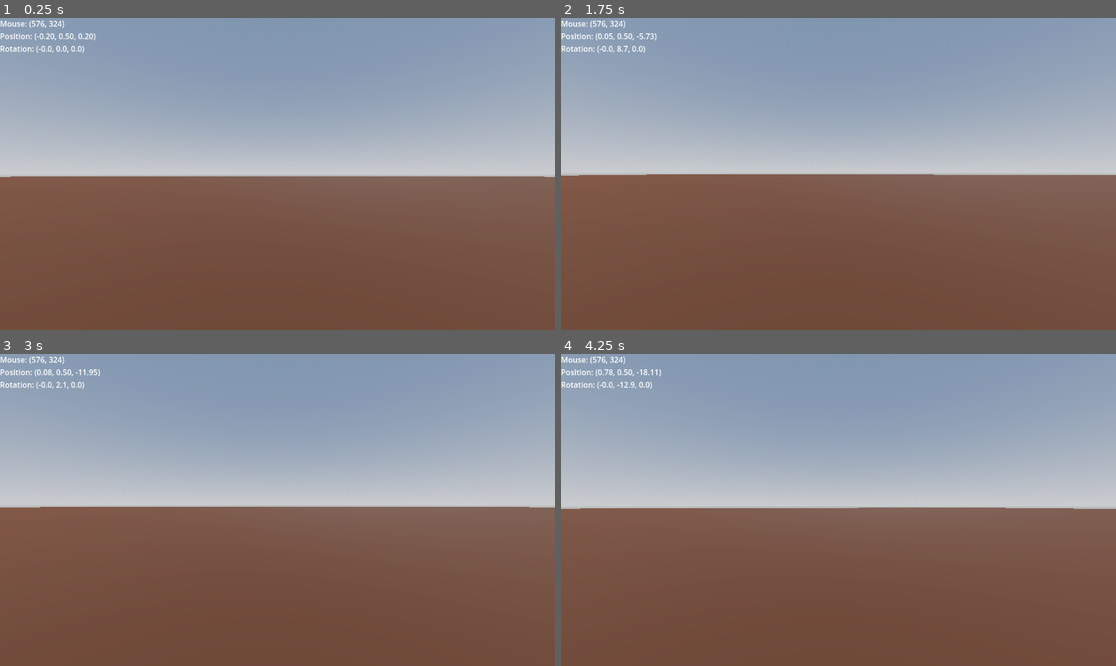
Above: before the commit, frames 1-4 (two rows, left to right).
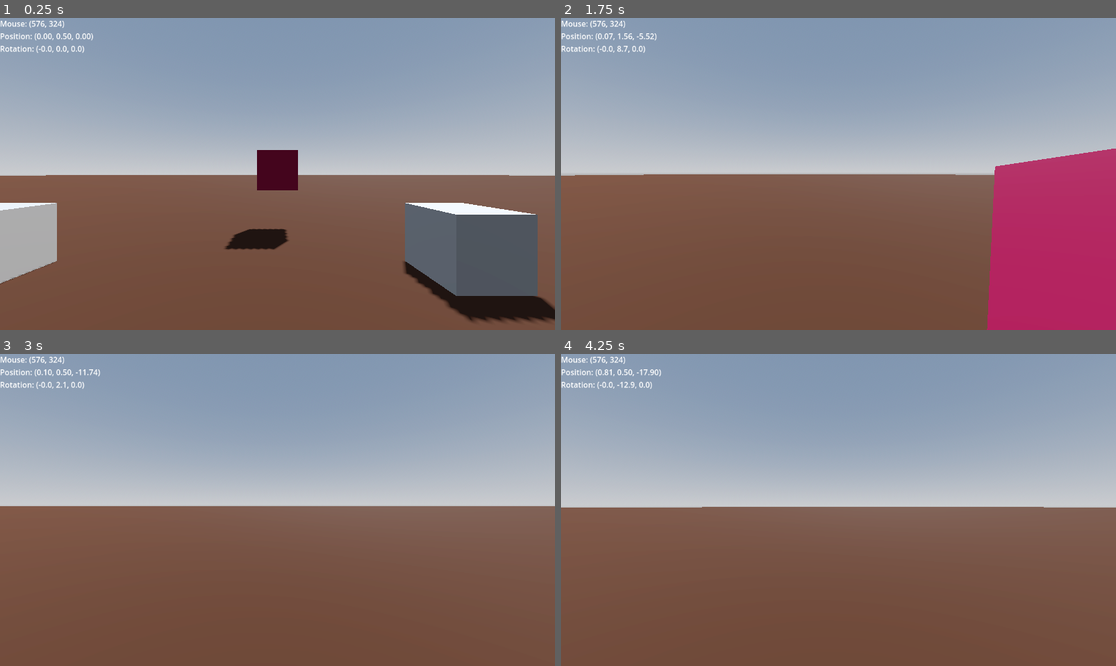
Above: after the commit, the same moments.

Repository: FreedominaStonyField/first-person-rpg
Game: Godot game, scene res://scenes/levels/movement_test_level.tscn
Two runs of this game, one before a commit and one after it. Both use one fixed random seed, a clock stepped at 60 frames per second and the inputs below.
Inputs (mouse positions are in pixels of both pictures, inside the frame that each line leads up to):
- Up to frame 1 (0.25 s): no input
- Up to frame 2 (1.75 s): move the mouse to (866, 174) at 0.52 s; hold E (interact) 0.53-1.28 s; hold W (move_forward) from 0.53 s (still down); tap Space (jump) at 0.77, 1.52 s; move the mouse to (810, 174) at 1.27 s; tap E (interact) at 1.35 s
- Up to frame 3 (3 s): keep holding W (move_forward); move the mouse to (288, 503) at 2.02 s; hold E (interact) 2.03-2.78 s; move the mouse to (271, 516) at 2.77 s; tap E (interact) at 2.85 s
- Up to frame 4 (4.25 s): keep holding W (move_forward); tap Space (jump) at 3.02, 3.77 s; move the mouse to (877, 513) at 3.52 s; hold E (interact) from 3.53 s (still down)

The runs differ from the first frame. In frame 1, 12% of the frame differs, in the area x 0-100%, y 4-98%; in frame 2, 12%, in the area x 2-100%, y 4-100%; in frame 3, 0.3%; in frame 4, 0.4%.

Commit message:
Update movement test level and player controller for enhanced interaction mechanics
- Adjusted scene load steps in movement_test_level.tscn
- Added new nodes and materials for improved level design
- Modified player controller to include pickup and release functionality for RigidBody3D objects
- Updated camera position for better gameplay experience
- Refined movement mechanics to account for carried objects

Diff:
--- a/scenes/levels/movement_test_level.tscn
+++ b/scenes/levels/movement_test_level.tscn
@@ -18,6 +18,14 @@
 [sub_resource type="StandardMaterial3D" id="StandardMaterial3D_gnott"]
 albedo_color = Color(0.21009672, 0.10268099, 0, 1)
 
+[sub_resource type="BoxShape3D" id="BoxShape3D_tiyb6"]
+
+[sub_resource type="StandardMaterial3D" id="StandardMaterial3D_tiyb6"]
+albedo_color = Color(0.4989459, 0, 0.20667791, 1)
+
+[sub_resource type="BoxMesh" id="BoxMesh_8fgqa"]
+material = SubResource("StandardMaterial3D_tiyb6")
+
 [node name="MovementTestLevel" type="Node3D"]
 
 [node name="WorldEnvironment" type="WorldEnvironment" parent="."]
@@ -34,3 +42,25 @@
 material = SubResource("StandardMaterial3D_gnott")
 
 [node name="PlayerController" parent="." instance=ExtResource("1_tiyb6")]
+transform = Transform3D(1, 0, 0, 0, 1, 0, 0, 0, 1, 0, 0.6656884, 0)
+
+[node name="Marker" type="CSGBox3D" parent="."]
+transform = Transform3D(1, 0, 0, 0, 1, 0, 0, 0, 1, -4.3, 0, -3)
+
+[node name="Marker2" type="CSGBox3D" parent="."]
+transform = Transform3D(1, 0, 0, 0, 1, 0, 0, 0, 1, 2.6999998, 0, -3)
+
+[node name="Marker3" type="CSGBox3D" parent="."]
+transform = Transform3D(1, 0, 0, 0, 1, 0, 0, 0, 1, 2.6999998, 0, 3)
+
+[node name="Marker4" type="CSGBox3D" parent="."]
+transform = Transform3D(1, 0, 0, 0, 1, 0, 0, 0, 1, -4.992118, 0, 3)
+
+[node name="RigidBody3D" type="RigidBody3D" parent="."]
+transform = Transform3D(1, 0, 0, 0, 1, 0, 0, 0, 1, 0, 1.3709861, -5.5356827)
+
+[node name="CollisionShape3D" type="CollisionShape3D" parent="RigidBody3D"]
+shape = SubResource("BoxShape3D_tiyb6")
+
+[node name="MeshInstance3D" type="MeshInstance3D" parent="RigidBody3D"]
+mesh = SubResource("BoxMesh_8fgqa")
--- a/scenes/shared/PlayerController.tscn
+++ b/scenes/shared/PlayerController.tscn
@@ -10,17 +10,13 @@
 [node name="CollisionShape3D" type="CollisionShape3D" parent="."]
 shape = SubResource("CapsuleShape3D_wae83")
 
-
 [node name="Camera3D" type="Camera3D" parent="."]
-transform = Transform3D(1, 0, 0, 0, 1, 0, 0, 0, 1, 0, 1.6, 0)
+transform = Transform3D(1, 0, 0, 0, 1, 0, 0, 0, 1, 0, 0.5, 0)
 current = true
 
 [node name="CanvasLayer" type="CanvasLayer" parent="."]
-layer = 1
 
 [node name="DebugLabel" type="Label" parent="CanvasLayer"]
-rect_position = Vector2(10, 10)
-custom_constants/font_size = 16
-valign = 0
-wrap = 0
-text = "Mouse:\nPosition:\nRotation:"
+text = "Mouse:
+Position:
+Rotation:"
--- a/scenes/shared/player_controller.gd
+++ b/scenes/shared/player_controller.gd
@@ -5,11 +5,17 @@
 
 @export var mouse_sensitivity := Vector2(0.15, 0.15)
 @export var max_look_angle := 88.0
+@export var pickup_range := 4.0
+@export var hold_distance := 2.0
+@export var carry_mass_threshold := 30.0
+@export var max_carry_speed_penalty := 0.4
+@export var push_force := 8.0
 
 @onready var camera: Camera3D = $Camera3D
 @onready var debug_label: Label = $CanvasLayer/DebugLabel
 
 var pitch := 0.0
+var held_body: RigidBody3D = null
 
 func _ready() -> void:
 	Input.set_mouse_mode(Input.MOUSE_MODE_CAPTURED)
@@ -41,6 +47,74 @@
 		rot.z,
 	]
 
+func _attempt_pickup() -> void:
+	if not camera:
+		return
+
+	var space := get_world_3d().direct_space_state
+	var origin := camera.global_transform.origin
+	var target := origin - camera.global_transform.basis.z * pickup_range
+	var params := PhysicsRayQueryParameters3D.create(origin, target)
+	params.exclude = [self]
+	params.collide_with_areas = false
+	params.collide_with_bodies = true
+
+	var result := space.intersect_ray(params)
+	if not result:
+		return
+
+	var candidate: Object = result.get("collider")
+	if candidate is RigidBody3D:
+		var body := candidate as RigidBody3D
+		held_body = body
+		body.angular_velocity = Vector3.ZERO
+		body.linear_velocity = Vector3.ZERO
+		body.sleeping = false
+		body.angular_damp = max(body.angular_damp, 8.0)
+
+func _release_held_body() -> void:
+	if held_body:
+		held_body = null
+
+func _update_held_object(delta: float) -> void:
+	if not held_body or not camera:
+		return
+
+	var body := held_body as RigidBody3D
+	if not body:
+		return
+
+	var target := camera.global_transform.origin - camera.global_transform.basis.z * hold_distance
+	var move: Vector3 = target - body.global_transform.origin
+	var mass: float = max(body.mass, 0.1)
+	var response: float = clamp(12.0 / mass, 0.15, 4.0)
+	var desired_velocity: Vector3 = move * response
+	var lerp_factor: float = clamp(delta * 10.0, 0.0, 1.0)
+
+	body.linear_velocity = body.linear_velocity.lerp(desired_velocity, lerp_factor)
+	body.angular_velocity = body.angular_velocity.lerp(Vector3.ZERO, lerp_factor)
+
+	if move.length() > pickup_range * 2.0:
+		_release_held_body()
+
+func _push_collided_bodies(direction: Vector3) -> void:
+	if direction == Vector3.ZERO:
+		return
+
+	var push_dir := direction.normalized()
+	var slide_count: int = get_slide_collision_count()
+	for i in range(slide_count):
+		var collision := get_slide_collision(i)
+		if not collision:
+			continue
+		var collider := collision.get_collider()
+		if collider is RigidBody3D and collider != held_body:
+			var body := collider as RigidBody3D
+			var contact_offset: Vector3 = collision.get_position() - body.global_transform.origin
+			var mass: float = max(body.mass, 0.1)
+			var impulse: Vector3 = push_dir * (push_force / mass)
+			body.apply_impulse(contact_offset, impulse)
+
 func _physics_process(delta: float) -> void:
 	# Add the gravity.
 	if not is_on_floor():
@@ -54,10 +128,27 @@
 	var input_dir := Input.get_vector("move_left", "move_right", "move_forward", "move_backward")
 	var direction := (transform.basis * Vector3(input_dir.x, 0, input_dir.y)).normalized()
 	if direction:
-		velocity.x = direction.x * SPEED
-		velocity.z = direction.z * SPEED
+		var speed_penalty := 0.0
+		if held_body and held_body is RigidBody3D:
+			var body := held_body as RigidBody3D
+			speed_penalty = clamp(body.mass / carry_mass_threshold, 0.0, max_carry_speed_penalty)
+		velocity.x = direction.x * SPEED * (1.0 - speed_penalty)
+		velocity.z = direction.z * SPEED * (1.0 - speed_penalty)
 	else:
 		velocity.x = move_toward(velocity.x, 0, SPEED)
 		velocity.z = move_toward(velocity.z, 0, SPEED)
 
+	# Manage pickup state after movement so the body follows current frame.
+	if Input.is_action_just_pressed("interact"):
+		if held_body:
+			_release_held_body()
+		else:
+			_attempt_pickup()
+
+	if held_body and not Input.is_action_pressed("interact"):
+		_release_held_body()
+
+	_update_held_object(delta)
+
 	move_and_slide()
+	_push_collided_bodies(direction)
Not shown: 1 places in scenes/levels/movement_test_level.tscn that only renumber resources
Not shown, added: AGENT_STYLE_GUIDE.md
